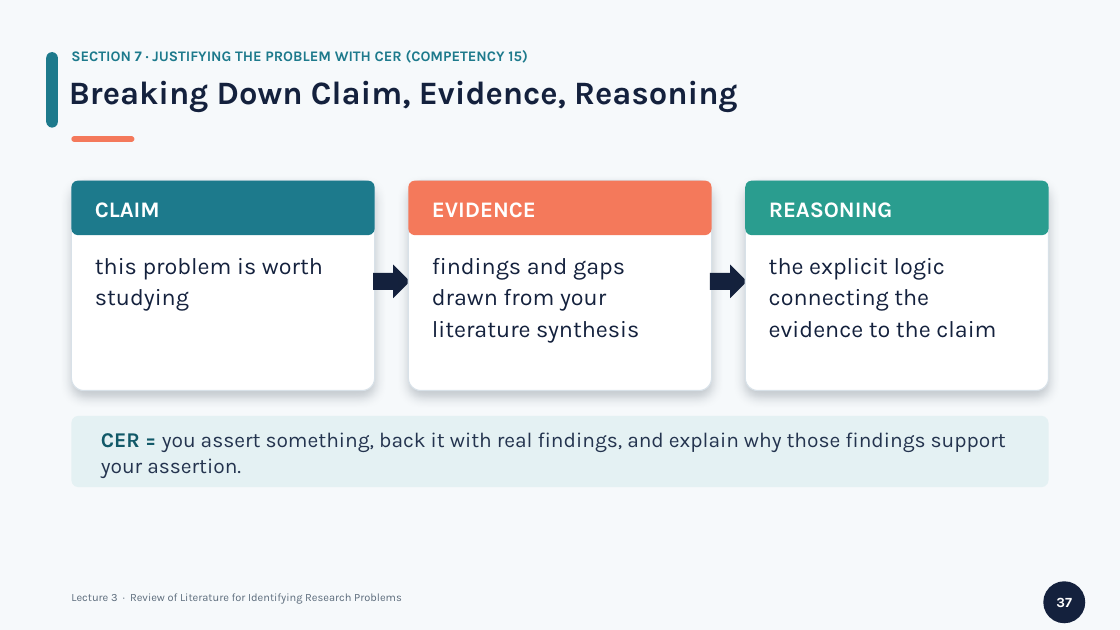
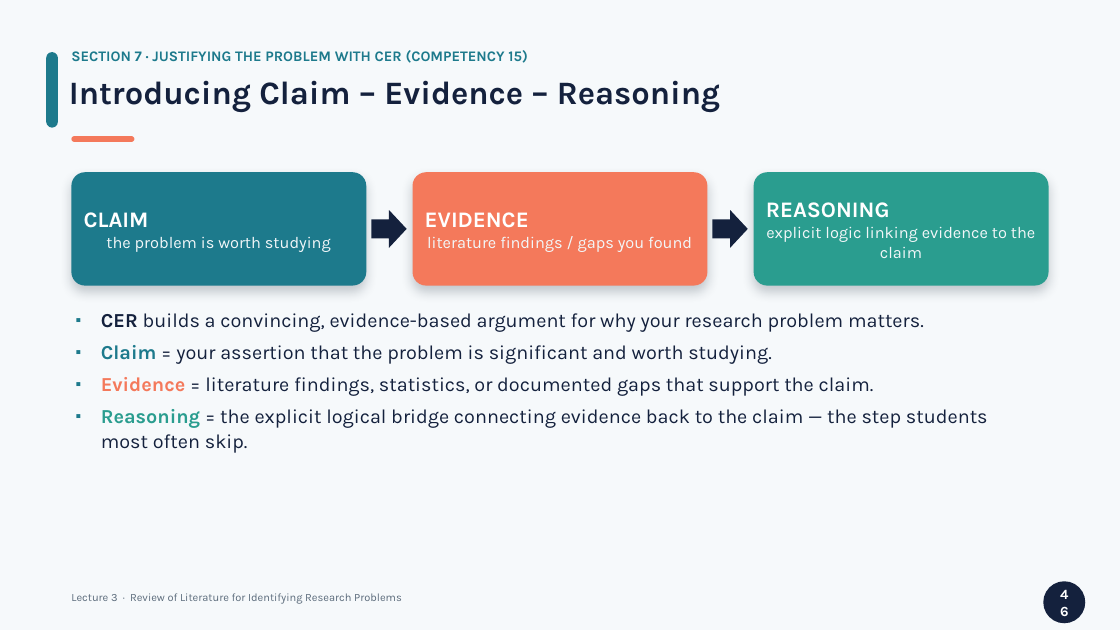
Before and after one commit to lestojas/physics, a slide deck: slide 46 of Lecture3-Review-of-Literature.pptx (slide 37 before the commit). Drawn at 1120x630 pixels with LibreOffice and Linux fonts; fonts in the diff are those of the drawing. Boxes give left, top, right and bottom in pixels: in the first picture for what was removed or moved away, otherwise in the second. Text is boxed around its words. In the diff, an @@ line names an element or a change of style, - is before the commit and + after.

```diff
--- a/Lecture3-Review-of-Literature.pptx
+++ b/Lecture3-Review-of-Literature.pptx
@@ text at <box>69,80,720,112</box>: text changed @@
-Breaking Down Claim, Evidence, Reasoning
+Introducing Claim – Evidence – Reasoning
@@ rounded rectangle "CLAIM the problem is worth ...": place and size @@
-rounded rectangle "CLAIM the problem is worth ..." at <box>71,181,375,391</box>
+rounded rectangle "CLAIM the problem is worth ..." at <box>71,172,366,286</box>
@@ rounded rectangle "CLAIM the problem is worth ..." at <box>71,172,366,286</box>: fill #FFFFFF to #1D7A8C; outline #D8E1E8 1 pt to none; proportions changed @@
@@ rounded rectangle added at <box>413,172,707,286</box>, fill #F4795B, 14 pt, text #F2F7F9 @@
+EVIDENCE
+literature findings / gaps you found
@@ rounded rectangle "REASONING explicit logic linking evidence ...": place and size @@
-rounded rectangle "REASONING explicit logic linking evidence ..." at <box>769,258,996,338</box>
+rounded rectangle "REASONING explicit logic linking evidence ..." at <box>754,172,1049,286</box>
@@ rounded rectangle "REASONING explicit logic linking evidence ..." at <box>754,172,1049,286</box>: vertical alignment top to middle; fill none to #2A9D8F; shadow on @@
@@ rounded rectangle removed at <box>71,181,375,235</box> @@
@@ text removed at <box>95,202,160,218</box> @@
-CLAIM
@@ rounded rectangle removed at <box>408,181,712,391</box> @@
@@ rounded rectangle removed at <box>408,181,712,235</box> @@
@@ text removed at <box>432,202,536,218</box> @@
-EVIDENCE
@@ rounded rectangle removed at <box>745,181,1049,391</box> @@
@@ rounded rectangle removed at <box>745,181,1049,235</box> @@
@@ text in rounded rectangle at <box>766,202,1035,258</box>: text changed; size 20 to 14 pt; text colour #14213D to #F2F7F9 @@
-the explicit logic connecting the evidence to the claim
+REASONING
+explicit logic linking evidence to the claim
@@ text removed at <box>769,202,893,218</box> @@
-REASONING
@@ text in rounded rectangle at <box>84,212,331,252</box>: text added @@
+CLAIM
+the problem is worth studying
@@ right arrow: place and size @@
-right arrow at <box>373,265,410,298</box>
+right arrow at <box>371,210,407,248</box>
@@ right arrow: place and size @@
-right arrow at <box>710,265,747,298</box>
+right arrow at <box>712,210,748,248</box>
@@ text removed at <box>95,258,323,311</box> @@
-this problem is worth studying
@@ text removed at <box>432,258,639,342</box> @@
-findings and gaps drawn from your literature synthesis
@@ text added at <box>101,313,988,453</box>, 17 pt, text #14213D @@
+▪ CER builds a convincing, evidence-based argument for why your research problem matters.
+▪ Claim = your assertion that the problem is significant and worth studying.
+▪ Evidence = literature findings, statistics, or documented gaps that support the claim.
+▪ Reasoning = the explicit logical bridge connecting evidence back to the claim — the step students most often skip.
@@ rounded rectangle removed at <box>71,416,1049,487</box> @@
@@ text removed at <box>101,432,1006,478</box> @@
-CER = you assert something, back it with real findings, and explain why those findings support your assertion.
@@ text in ellipse at <box>1056,597,1072,607</box>: text changed @@
-37
+46
```
Also in this commit, not shown: 7 other slides changed, 28 slides added, 10 slides removed, 1 other file.
